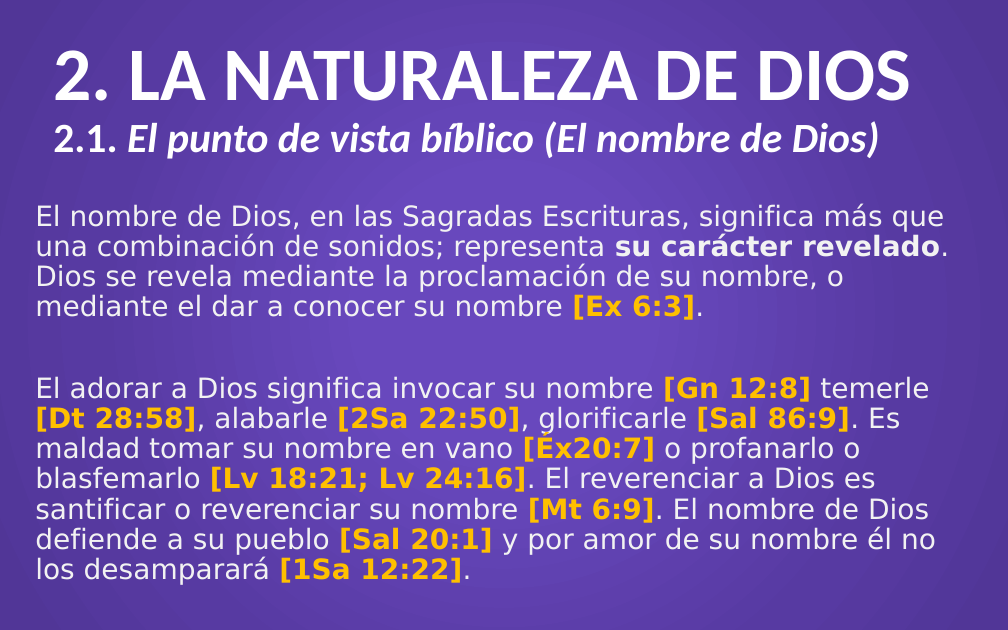
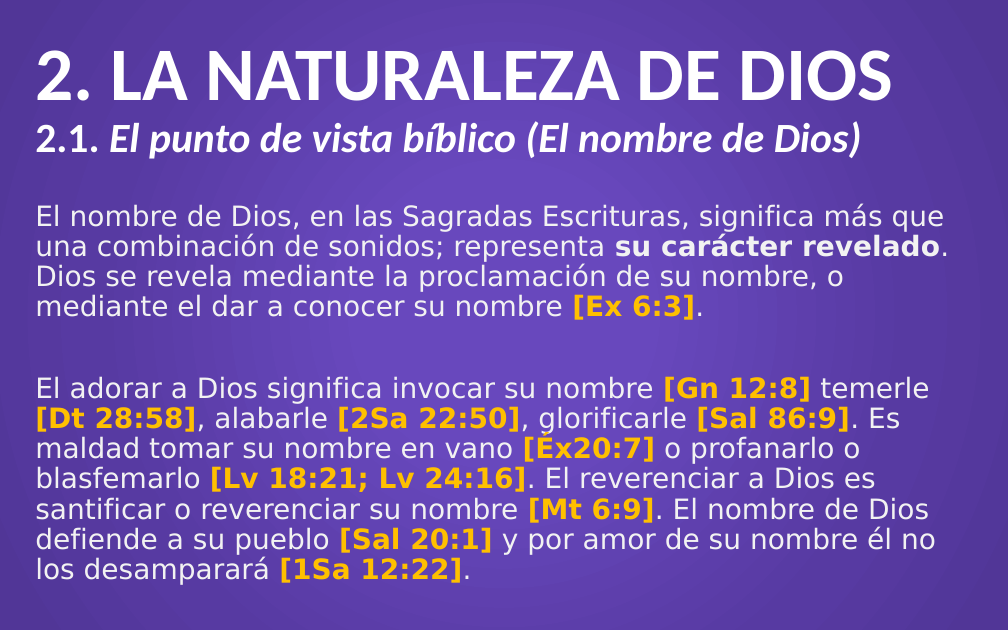
Before and after one commit to CreyTuning/documents, a slide deck: slide 5 of slideshow/Teologia Sistematica y Biblica - Myer Pearlman/Clases/4. Dios.pptx. Drawn at 1008x630 pixels with LibreOffice and Linux fonts; fonts in the diff are those of the drawing. Boxes give left, top, right and bottom in pixels: in the first picture for what was removed or moved away, otherwise in the second. Text is boxed around its words. In the diff, an @@ line names an element or a change of style, - is before the commit and + after.

Commit message:
4. Dios.pptx - part 1

```diff
--- a/slideshow/Teologia Sistematica y Biblica - Myer Pearlman/Clases/4. Dios.pptx
+++ b/slideshow/Teologia Sistematica y Biblica - Myer Pearlman/Clases/4. Dios.pptx
@@ title "2. LA NATURALEZA DE DIOS ...": place and size @@
-title "2. LA NATURALEZA DE DIOS ..." at (53, 50, 912, 159)
+title "2. LA NATURALEZA DE DIOS ..." at (35, 50, 894, 159)
```
Also in this commit, not shown: 2 other slides changed, 6 slides added.
